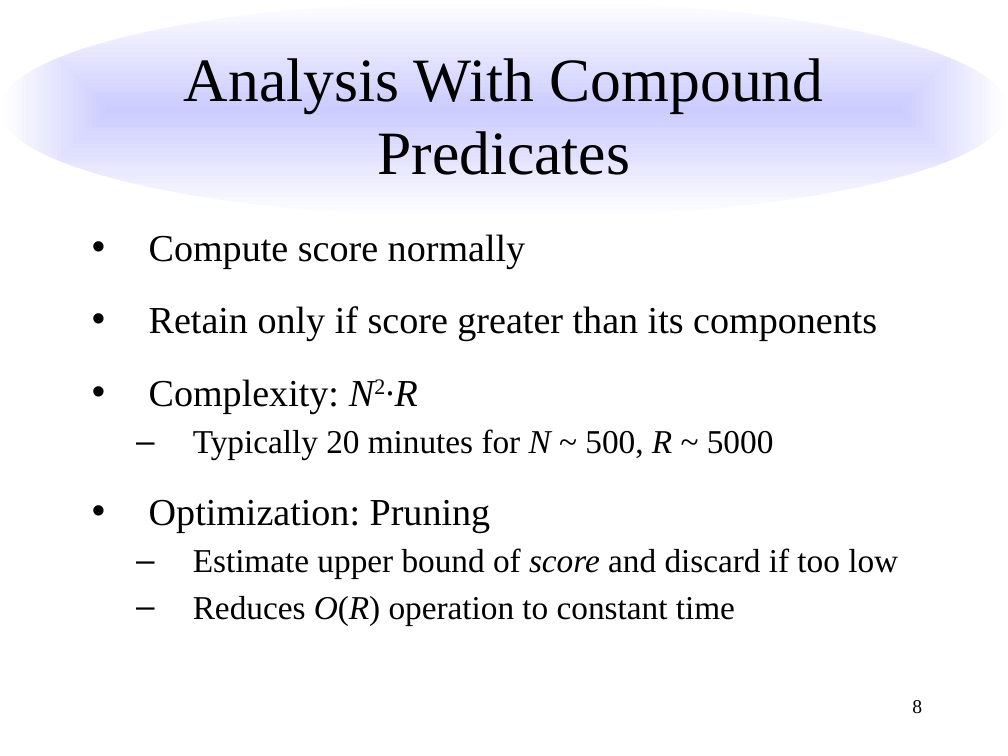
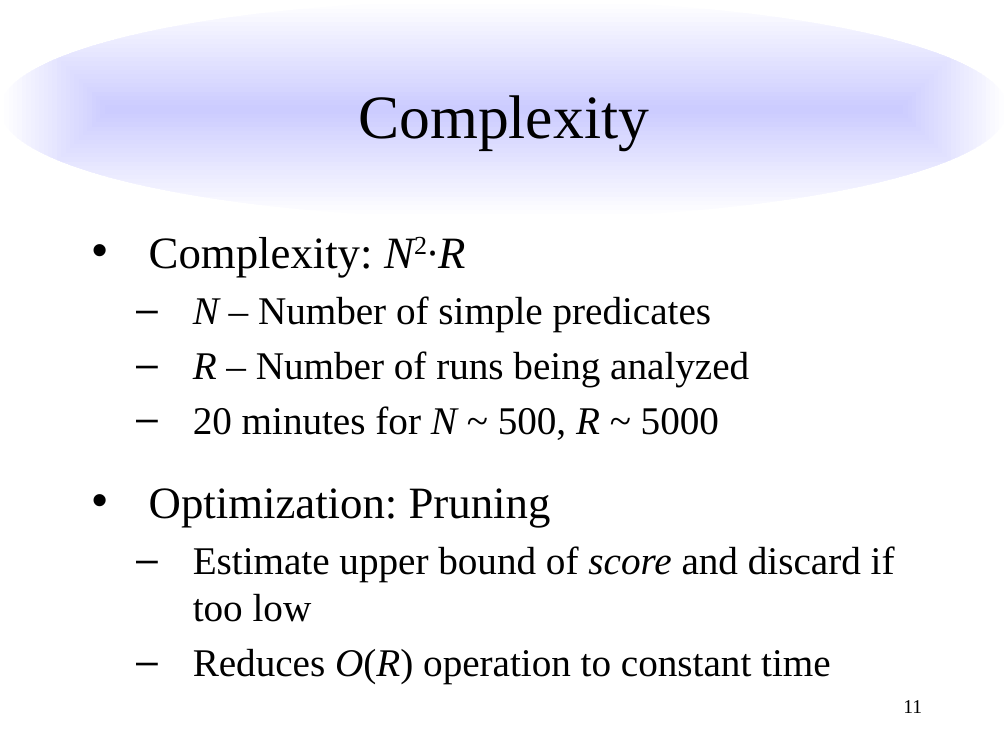
Before and after one commit to liblit/cbiexp, a slide deck: slide 11 of issta-2007/talk/issta-2007.pptx (slide 8 before the commit). Drawn at 1008x756 pixels with LibreOffice and Linux fonts; fonts in the diff are those of the drawing. Boxes give left, top, right and bottom in pixels: in the first picture for what was removed or moved away, otherwise in the second. Text is boxed around its words. In the diff, an @@ line names an element or a change of style, - is before the commit and + after.

```diff
--- a/issta-2007/talk/issta-2007.pptx
+++ b/issta-2007/talk/issta-2007.pptx
@@ title at (358, 95, 649, 149): text changed @@
-Analysis With Compound Predicates
+Complexity
@@ text at (149, 234, 877, 341): paragraphs removed @@
-• Compute score normally
-• Retain only if score greater than its components
@@ text at (149, 237, 895, 683): size 27.2 to 32 pt in "Complexity: N2∙R", "Optimization: Pruning"; size 23.8 to 28 pt in "Estimate upper bound of score and discard ...", "Reduces O(R) operation to constant time"; more space between paragraphs @@
@@ text at (193, 296, 749, 440): text changed; size 23.8 to 28 pt @@
-  – Typically 20 minutes for N ~ 500, R ~ 5000
+  – N – Number of simple predicates
+  – R – Number of runs being analyzed
+  – 20 minutes for N ~ 500, R ~ 5000
@@ page number at (903, 700, 922, 713): text changed @@
-8
+11
```
Also in this commit, not shown: 15 other slides changed.
